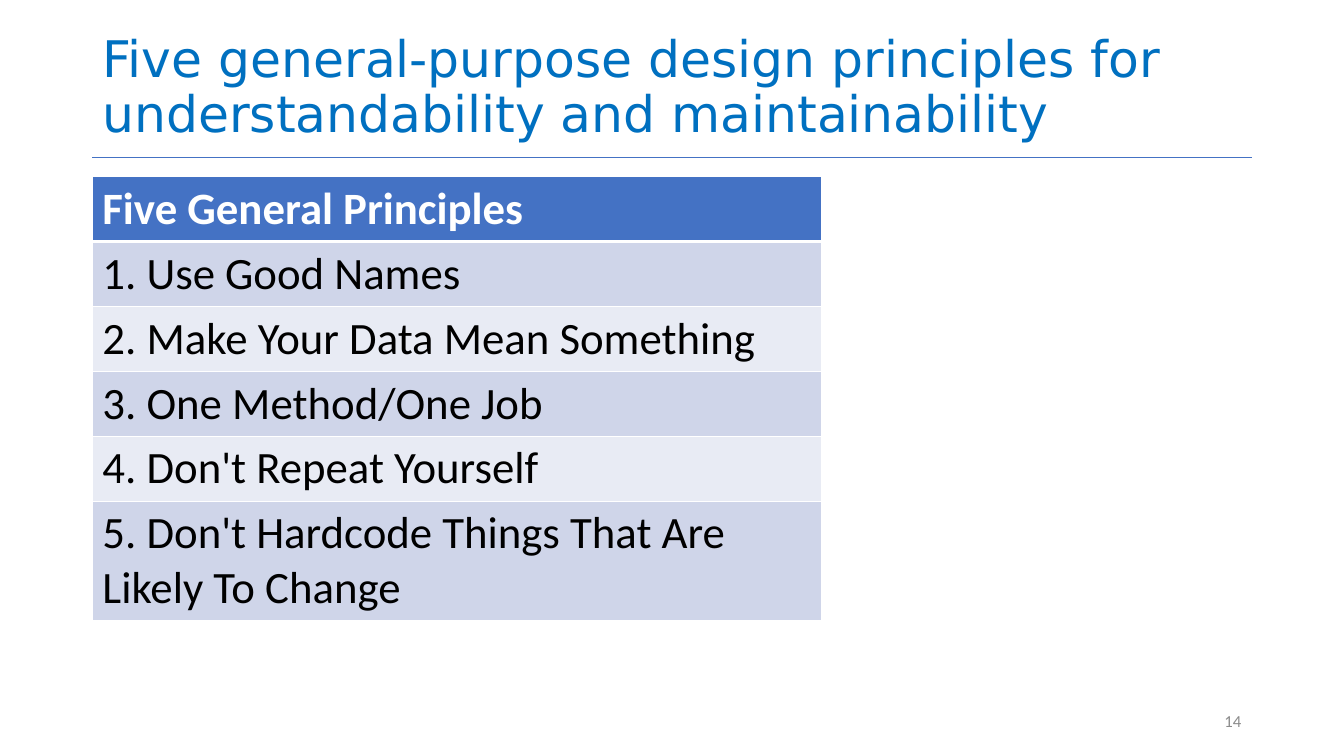
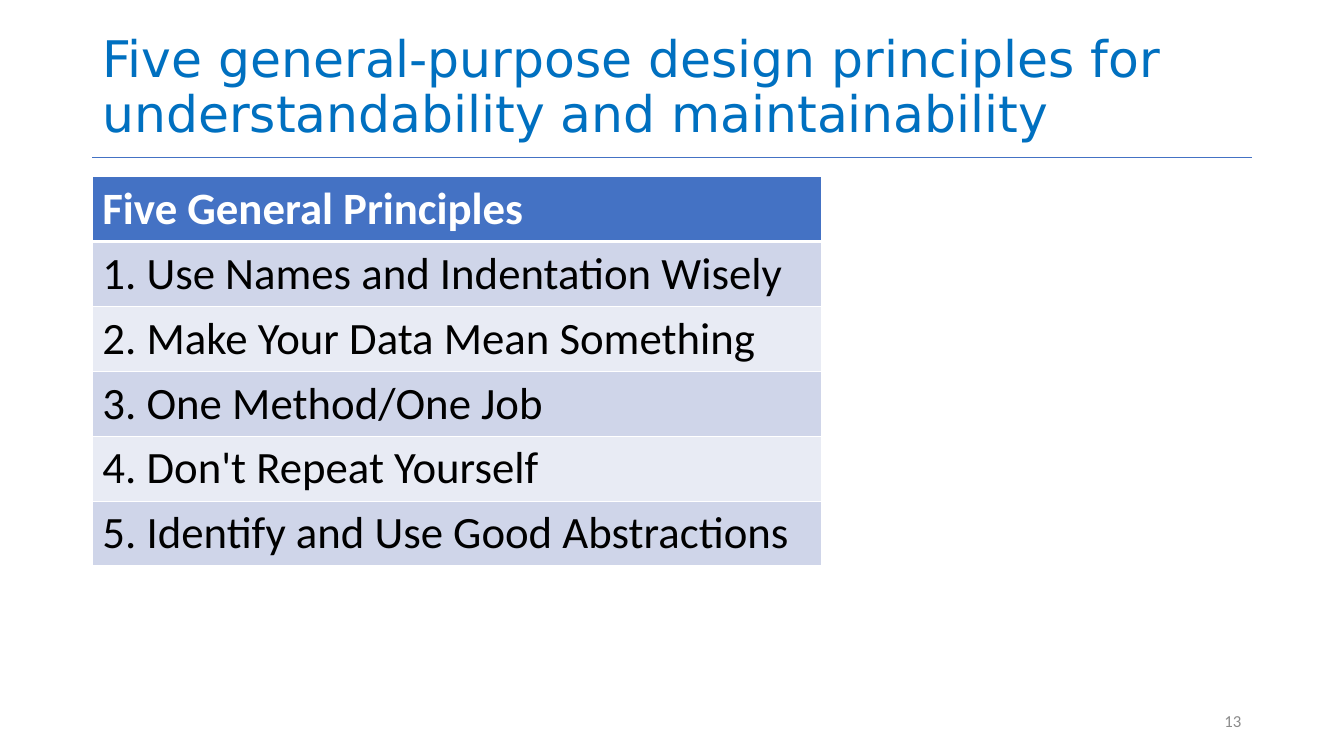
Before and after one commit to neu-se/CS4530-Spring-2026, a slide deck: slide 13 of Slides/Module 08 Code Level Design.pptx (slide 14 before the commit). Drawn at 1344x756 pixels with LibreOffice and Linux fonts; fonts in the diff are those of the drawing. Boxes give left, top, right and bottom in pixels: in the first picture for what was removed or moved away, otherwise in the second. Text is boxed around its words. In the diff, an @@ line names an element or a change of style, - is before the commit and + after.

```diff
--- a/Slides/Module 08 Code Level Design.pptx
+++ b/Slides/Module 08 Code Level Design.pptx
@@ table at (93, 176, 822, 560) @@
-row 2, column 1: 1. Use Good Names
+row 2, column 1: 1. Use Names and Indentation Wisely
-row 6, column 1: 5. Don't Hardcode Things That Are Likely To Change
+row 6, column 1: 5. Identify and Use Good Abstractions
@@ page number at (1224, 716, 1241, 727): text changed @@
-14
+13
```
Also in this commit, not shown: 14 other slides changed, 3 slides added, 1 other file.
